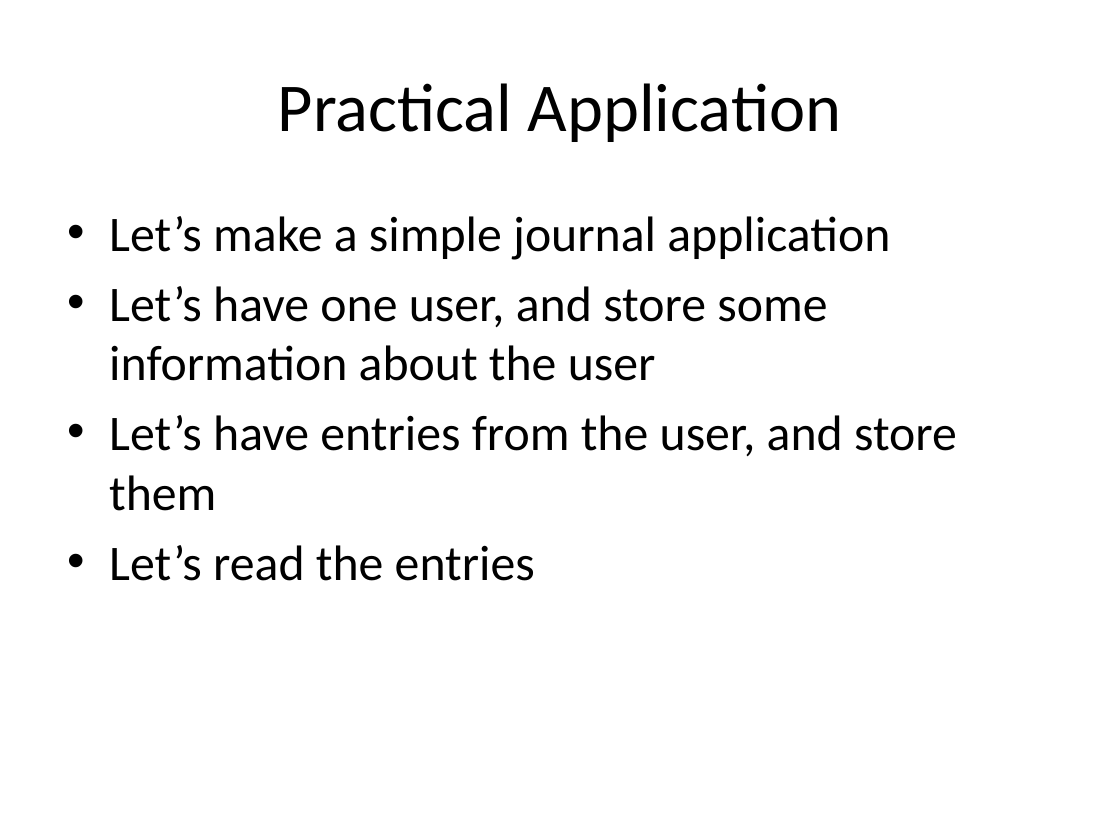
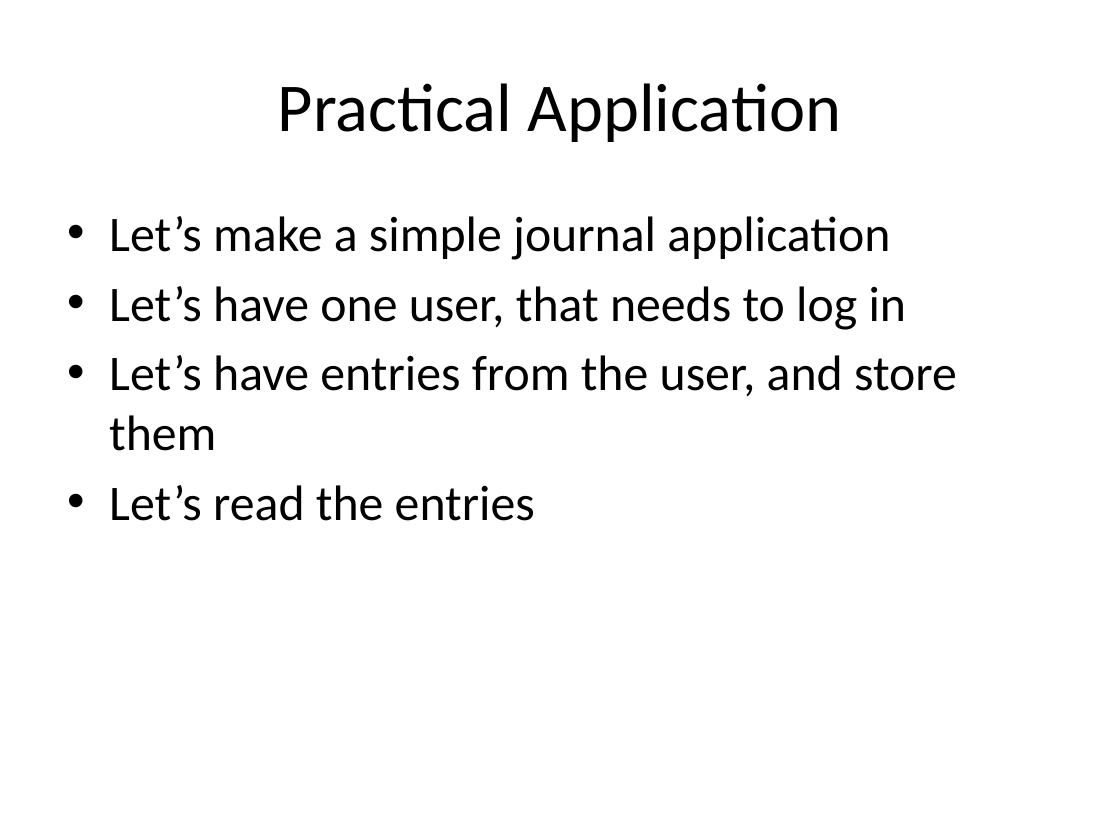
Before and after one commit to PHPEmbark/curriculum, a slide deck: slide 2 of course/4 - Organization and Projects/Organization and Projects.pptx (slide 3 before the commit). Drawn at 1120x840 pixels with LibreOffice and Linux fonts; fonts in the diff are those of the drawing. Boxes give left, top, right and bottom in pixels: in the first picture for what was removed or moved away, otherwise in the second. Text is boxed around its words. In the diff, an @@ line names an element or a change of style, - is before the commit and + after.

```diff
--- a/course/4 - Organization and Projects/Organization and Projects.pptx
+++ b/course/4 - Organization and Projects/Organization and Projects.pptx
@@ text at box(109, 286, 907, 330): text changed @@
-• Let’s have one user, and store some information about the user
+• Let’s have one user, that needs to log in
```
Also in this commit, not shown: 6 other slides changed, 9 slides added.
